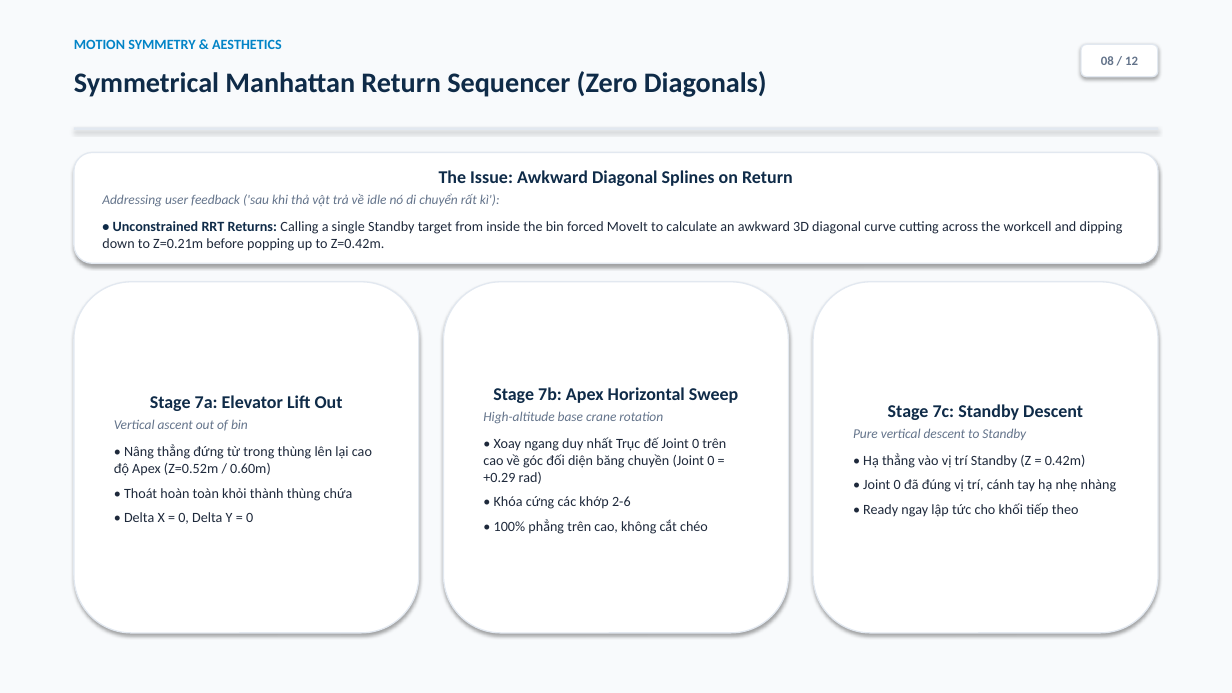
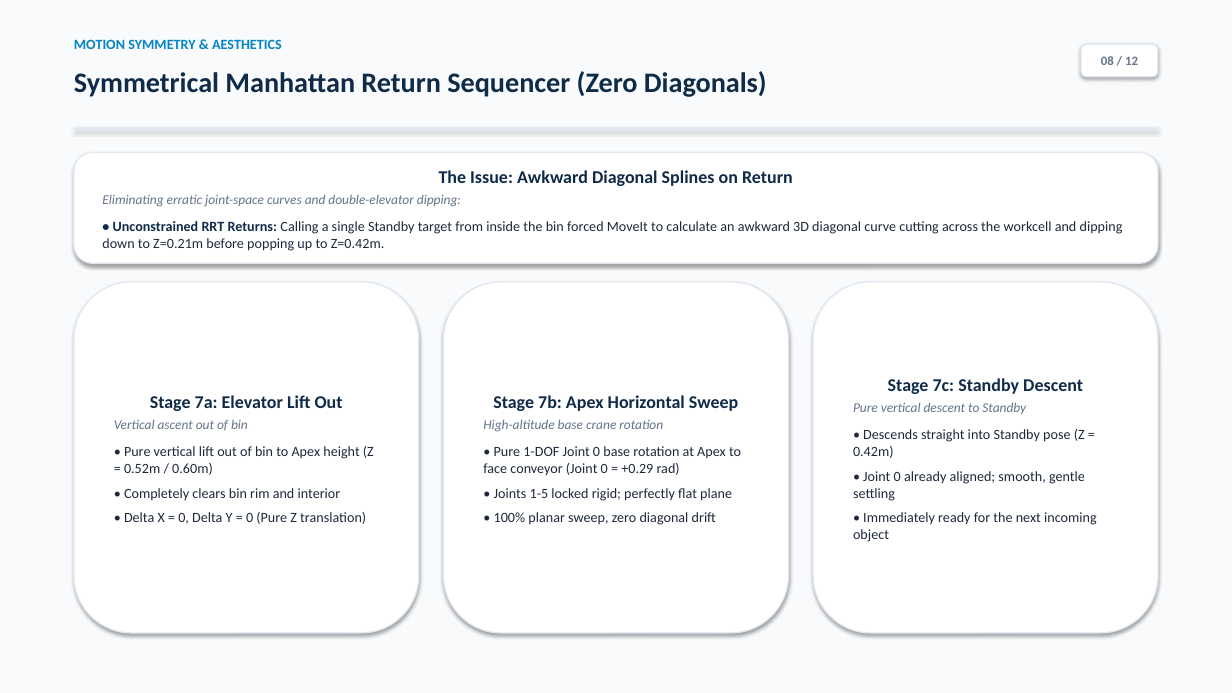
Before and after one commit to Aqikop/VGU26-Project-UC8, a slide deck: slide 8 of docs/week06/UC8_Week06_Presentation.pptx. Drawn at 1232x693 pixels with LibreOffice and Linux fonts; fonts in the diff are those of the drawing. Boxes give left, top, right and bottom in pixels: in the first picture for what was removed or moved away, otherwise in the second. Text is boxed around its words. In the diff, an @@ line names an element or a change of style, - is before the commit and + after.

```diff
--- a/docs/week06/UC8_Week06_Presentation.pptx
+++ b/docs/week06/UC8_Week06_Presentation.pptx
@@ text in rounded rectangle at box(102, 194, 461, 207): text changed @@
-Addressing user feedback ('sau khi thả vật trả về idle nó di chuyển rất kì'):
+Eliminating erratic joint-space curves and double-elevator dipping:
@@ text in rounded rectangle at box(124, 446, 374, 524): text changed @@
-• Nâng thẳng đứng từ trong thùng lên lại cao độ Apex (Z=0.52m / 0.60m)
-• Thoát hoàn toàn khỏi thành thùng chứa
-• Delta X = 0, Delta Y = 0
+• Pure vertical lift out of bin to Apex height (Z = 0.52m / 0.60m)
+• Completely clears bin rim and interior
+• Delta X = 0, Delta Y = 0 (Pure Z translation)
@@ text in rounded rectangle at box(483, 446, 741, 525): text changed @@
-• Xoay ngang duy nhất Trục đế Joint 0 trên cao về góc đối diện băng chuyền (Joint 0 = +0.29 rad)
-• Khóa cứng các khớp 2-6
-• 100% phẳng trên cao, không cắt chéo
+• Pure 1-DOF Joint 0 base rotation at Apex to face conveyor (Joint 0 = +0.29 rad)
+• Joints 1-5 locked rigid; perfectly flat plane
+• 100% planar sweep, zero diagonal drift
@@ text in rounded rectangle at box(853, 429, 1097, 542): text changed @@
-• Hạ thẳng vào vị trí Standby (Z = 0.42m)
-• Joint 0 đã đúng vị trí, cánh tay hạ nhẹ nhàng
-• Ready ngay lập tức cho khối tiếp theo
+• Descends straight into Standby pose (Z = 0.42m)
+• Joint 0 already aligned; smooth, gentle settling
+• Immediately ready for the next incoming object
```
Also in this commit, not shown: 1 other slide changed, 4 other files.
